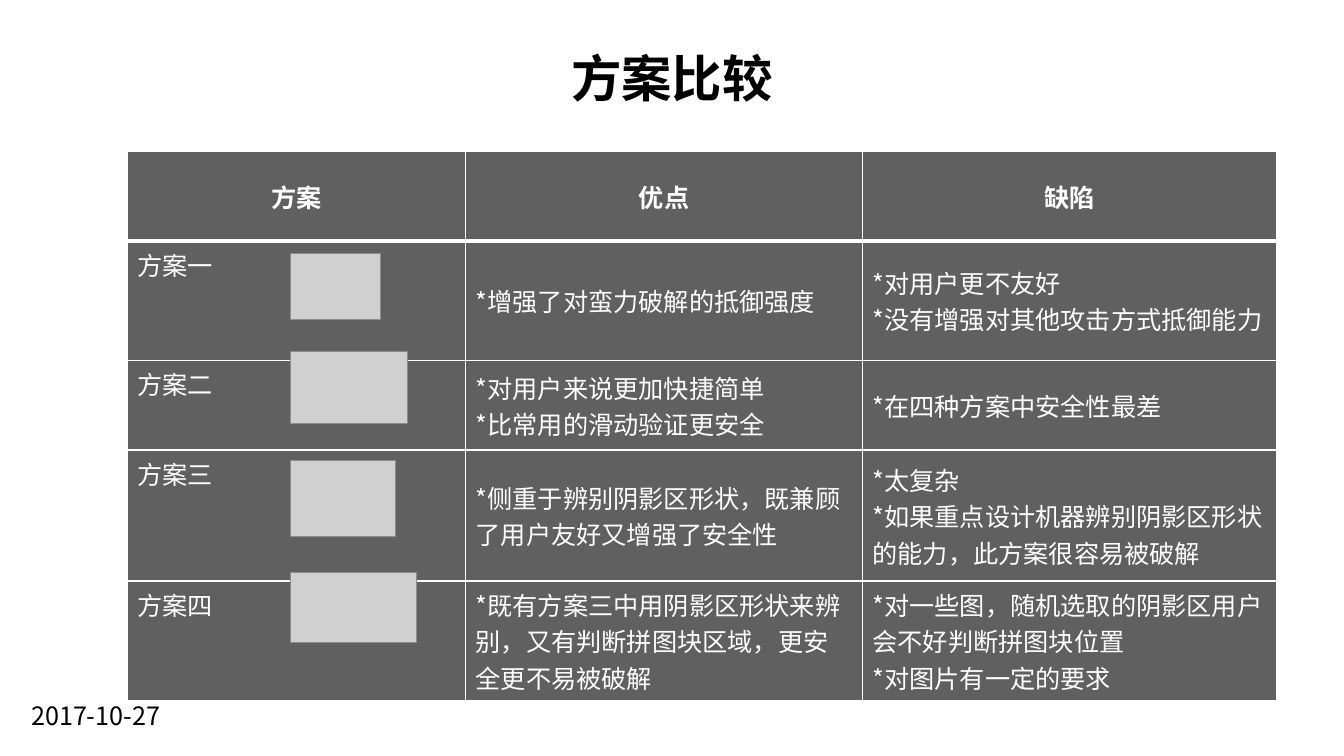
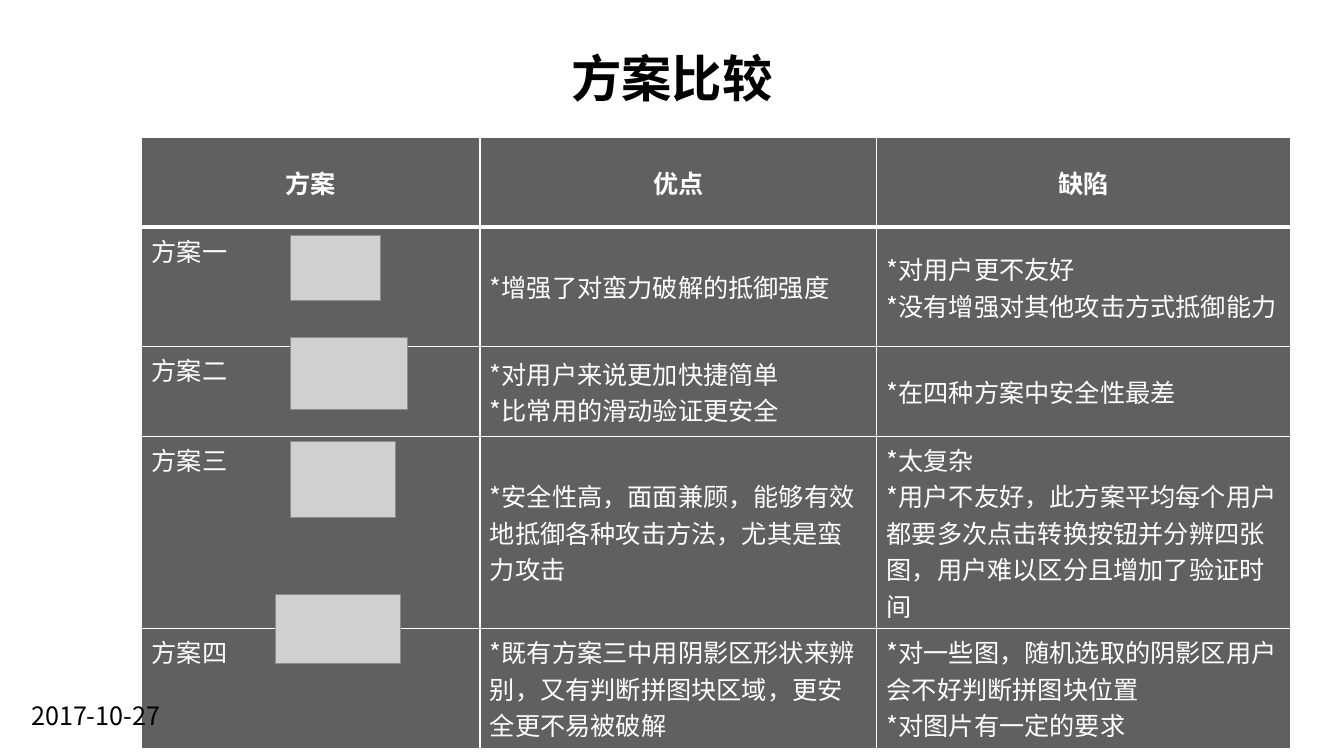
Before and after one commit to kebreathing/Slide-CPATCHA, a slide deck: slide 12 of ppt/Slide-CPATCHA-v0.1.pptx. Drawn at 1344x756 pixels with LibreOffice and Linux fonts; fonts in the diff are those of the drawing; grey boxes stand for pictures; background and template pictures are left out. Boxes give left, top, right and bottom in pixels: in the first picture for what was removed or moved away, otherwise in the second. Text is boxed around its words. In the diff, an @@ line names an element or a change of style, - is before the commit and + after.

Commit message:
PPT 更新
更新方案三部分的文本

```diff
--- a/ppt/Slide-CPATCHA-v0.1.pptx
+++ b/ppt/Slide-CPATCHA-v0.1.pptx
@@ table at box(142, 137, 1293, 741) @@
-row 4, column 2: *侧重于辨别阴影区形状，既兼顾了用户友好又增强了安全性
+row 4, column 2: *安全性高，面面兼顾，能够有效地抵御各种攻击方法，尤其是蛮力攻击
-row 4, column 3: *太复杂 / *如果重点设计机器辨别阴影区形状的能力，此方案很容易被破解
+row 4, column 3: *太复杂 / *用户不友好，此方案平均每个用户都要多次点击转换按钮并分辨四张图，用户难以区分且增加了验证时间
@@ table: place and size @@
-table at box(127, 151, 1277, 694)
+table at box(142, 137, 1293, 741)
@@ picture: place and size @@
-picture at box(291, 254, 381, 320)
+picture at box(291, 235, 381, 300)
@@ picture: place and size @@
-picture at box(291, 352, 408, 423)
+picture at box(291, 338, 408, 409)
@@ picture: place and size @@
-picture at box(291, 461, 396, 537)
+picture at box(291, 442, 396, 518)
@@ picture: place and size @@
-picture at box(291, 573, 417, 642)
+picture at box(275, 595, 401, 664)
```
Also in this commit, not shown: 1 other slide changed.
